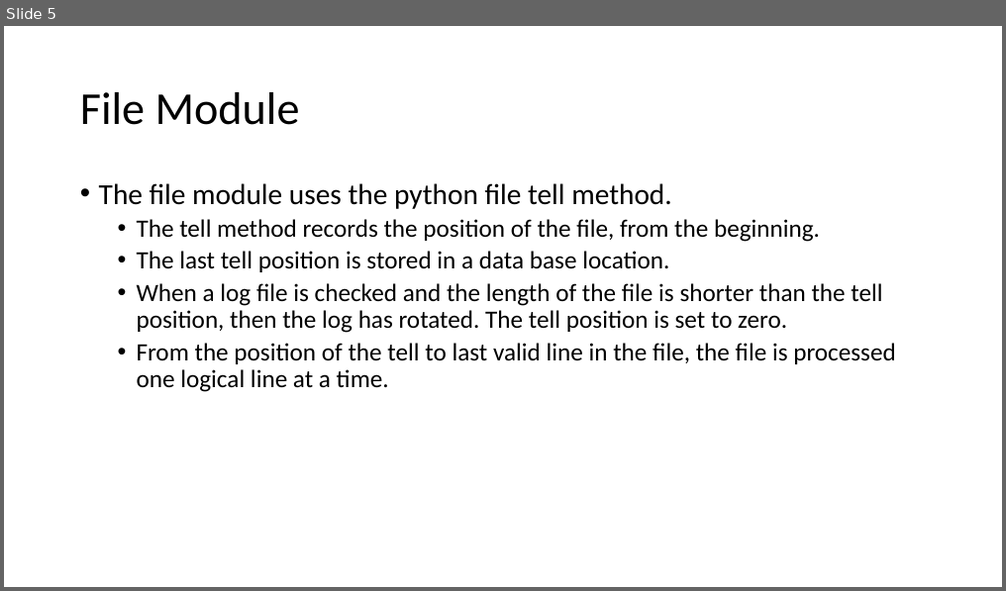
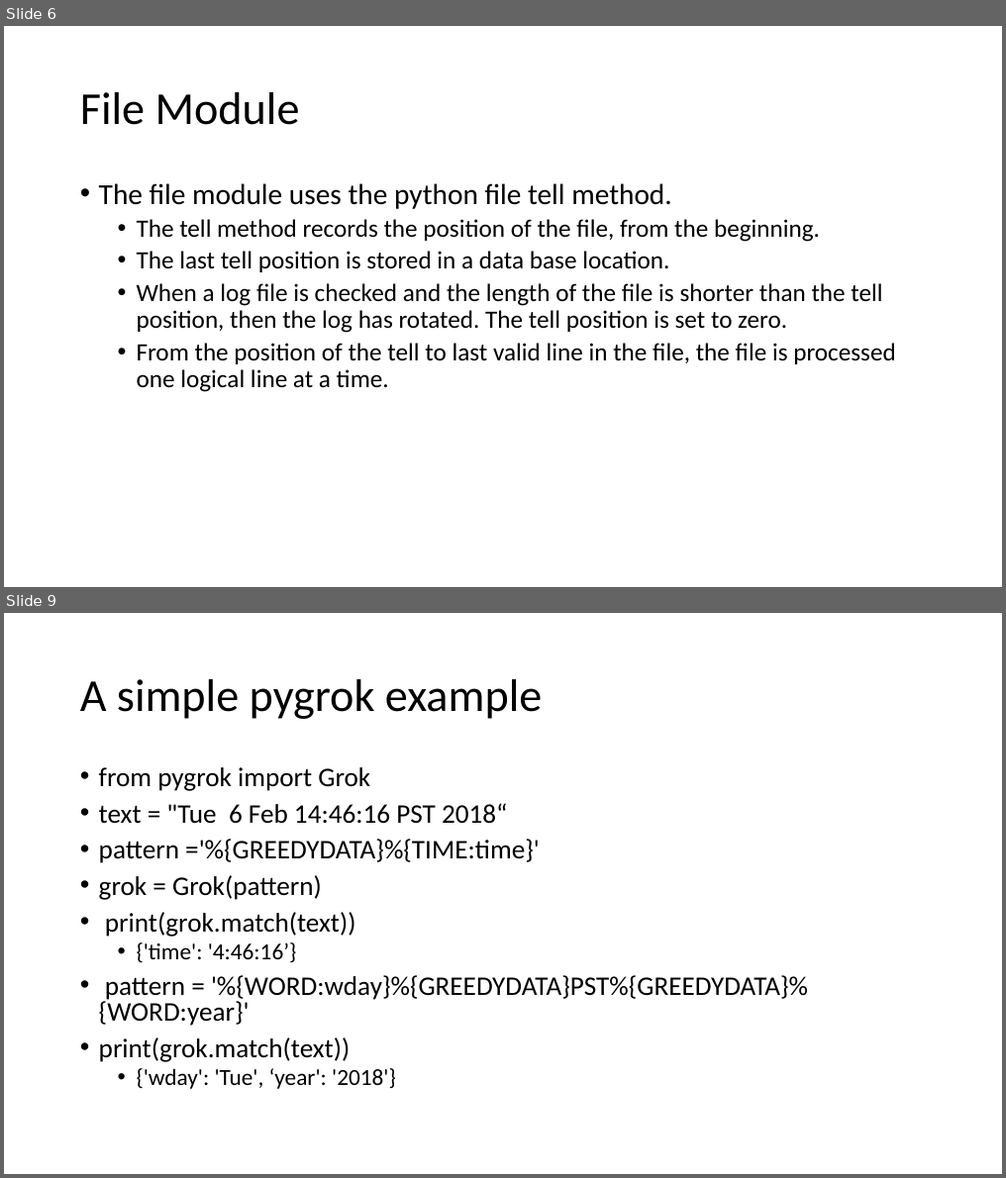
Before and after one commit to NanoDataCenter/nano_data_center, a slide deck: presentations/session_3/Redis as Elastic Search.pptx. Shown one above the other, each under a label of ours: slide 5 before the commit, slides 6 and 9 after it; the slides between them are not shown. The pictures are 1006x591 and 1006x1178 pixels, drawn with LibreOffice and Linux fonts; fonts in the diff are those of the drawing. Boxes give left, top, right and bottom in pixels: in the first picture for what was removed or moved away, otherwise in the second. Text is boxed around its words. In the diff, an @@ line names an element or a change of style, - is before the commit and + after.

```diff
--- a/presentations/session_3/Redis as Elastic Search.pptx
+++ b/presentations/session_3/Redis as Elastic Search.pptx
@@ slide 9 added at [4,613,1002,1174], background #FFFFFF @@
@@ title added at [80,679,542,719], 44 pt, text #000000 @@
+A simple pygrok example
@@ text added at [99,767,808,1089], 25.9 pt, text #000000 @@
+• from pygrok import Grok
+• text = "Tue 6 Feb 14:46:16 PST 2018“
+• pattern ='%{GREEDYDATA}%{TIME:time}'
+• grok = Grok(pattern)
+• print(grok.match(text))
+  • {'time': '4:46:16’}
+• pattern = '%{WORD:wday}%{GREEDYDATA}PST%{GREEDYDATA}%{WORD:year}'
+• print(grok.match(text))
+  • {'wday': 'Tue', ‘year': '2018'}
@@ what was slide 5 is now slide 6 @@
```
Also in this commit, not shown: 1 slide changed, 5 other slides added.
